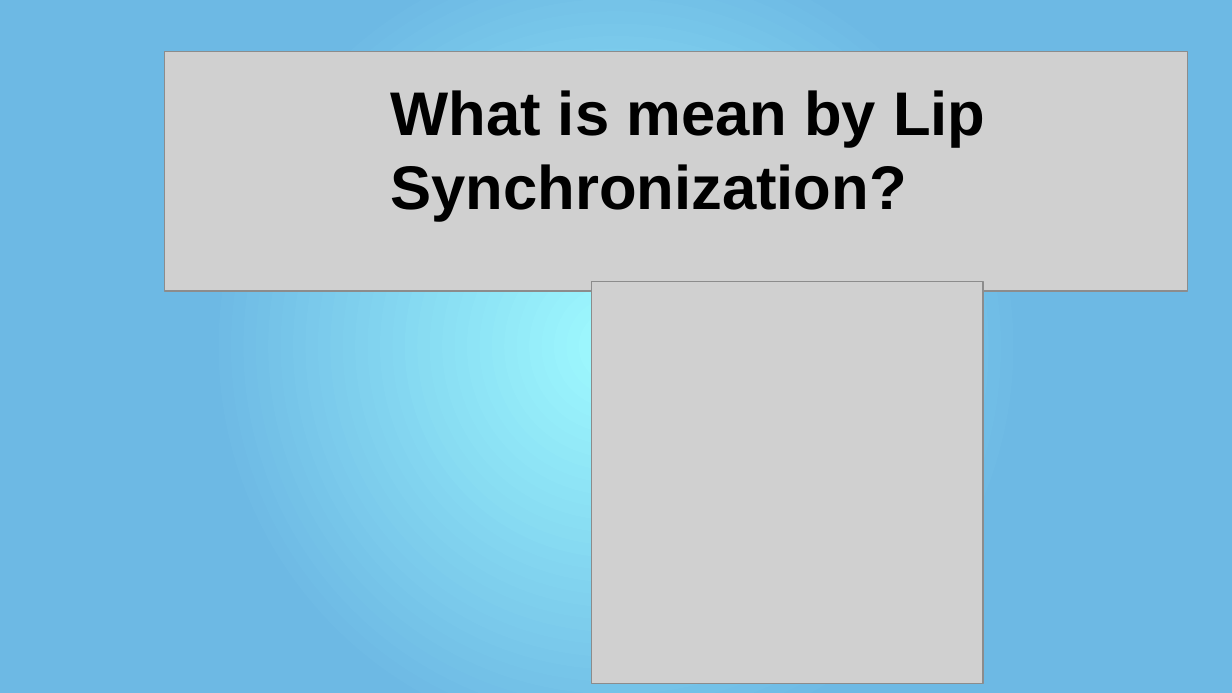
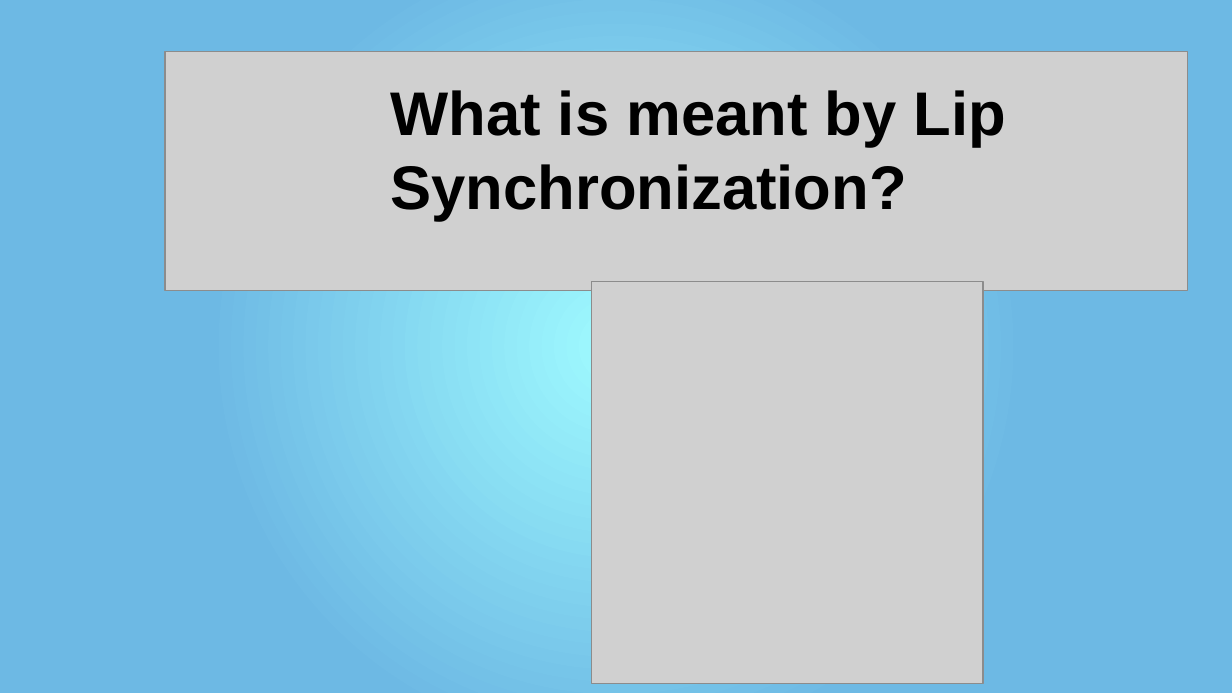
Before and after one commit to mr-speedster/seminar-presentation, a slide deck: slide 10 of Presentation.pptx (slide 3 before the commit). Drawn at 1232x693 pixels with LibreOffice and Linux fonts; fonts in the diff are those of the drawing; grey boxes stand for pictures. Boxes give left, top, right and bottom in pixels: in the first picture for what was removed or moved away, otherwise in the second. Text is boxed around its words. In the diff, an @@ line names an element or a change of style, - is before the commit and + after.

```diff
--- a/Presentation.pptx
+++ b/Presentation.pptx
@@ text at (390, 90, 1006, 221): text changed @@
-What is mean by Lip Synchronization?
+What is meant by Lip Synchronization?
```
Also in this commit, not shown: 9 other slides changed, 15 slides added, 1 slide removed, 1 other file.
